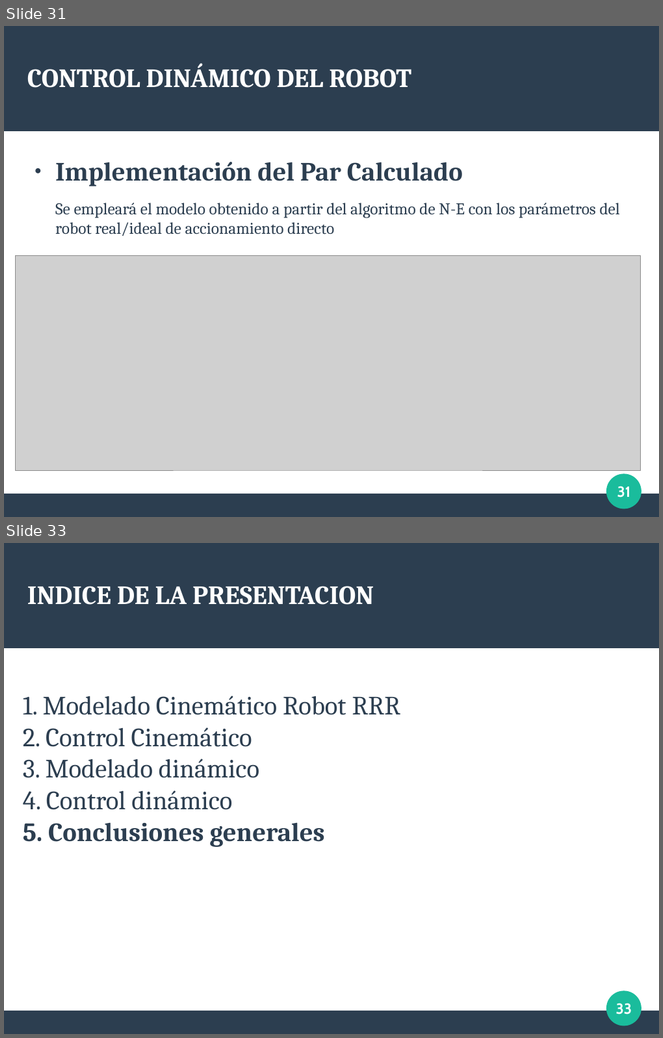
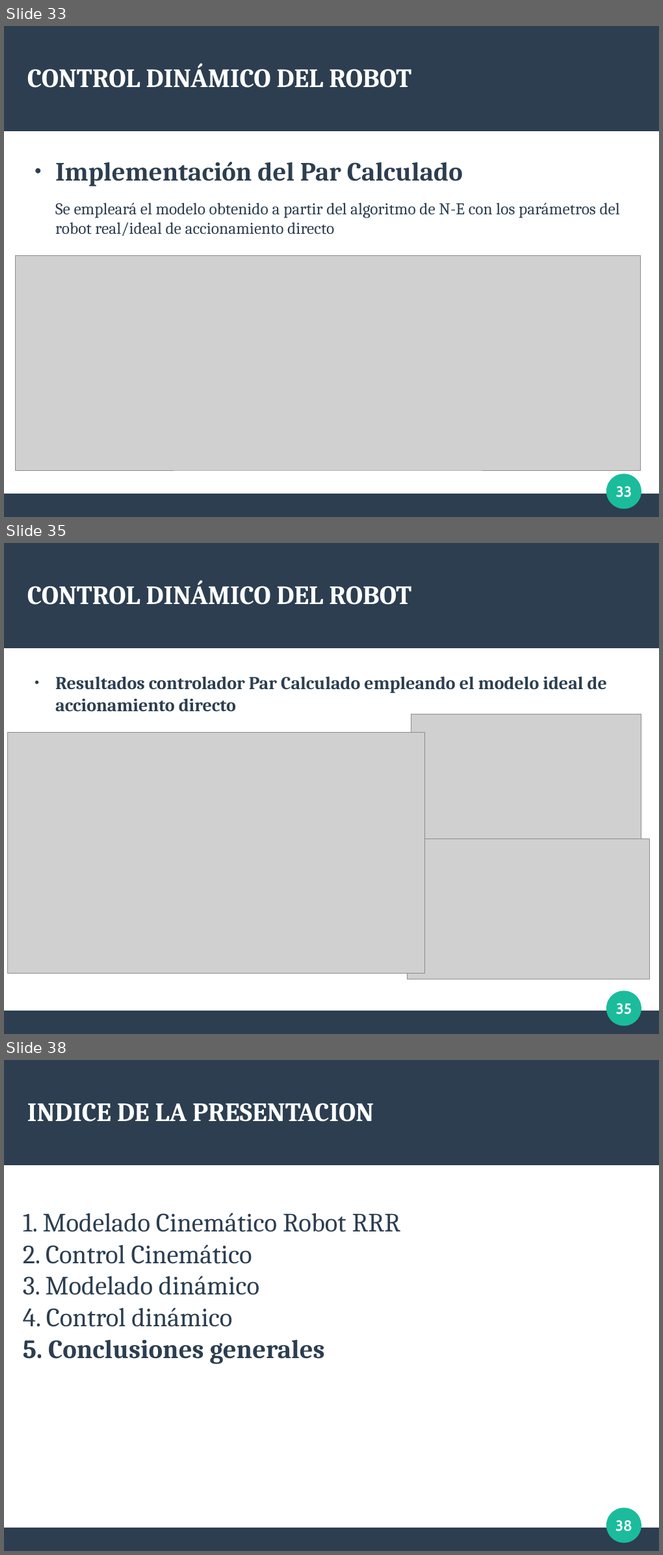
Before and after one commit to Arrivederccimamasita/Robot_RRR_CyPR, a slide deck: Presentacion_defensa/defensa.odp. Shown one above the other, each under a label of ours: slides 31 and 33 before the commit, slides 33, 35 and 38 after it; the slides between them are not shown. The pictures are 663x1038 and 663x1555 pixels, drawn with LibreOffice and Linux fonts; fonts in the diff are those of the drawing; grey boxes stand for pictures. Boxes give left, top, right and bottom in pixels: in the first picture for what was removed or moved away, otherwise in the second. Text is boxed around its words. In the diff, an @@ line names an element or a change of style, - is before the commit and + after.

```diff
--- a/Presentacion_defensa/defensa.odp
+++ b/Presentacion_defensa/defensa.odp
@@ slide 35 added at <box>4,543,659,1034</box>, background #FFFFFF; not listed: 3 template elements that a slide beside it also shows @@
@@ title added at <box>27,580,412,605</box>, 32 pt, text #FFFFFF, bold @@
+CONTROL DINÁMICO DEL ROBOT
@@ text added at <box>55,676,607,711</box>, 22 pt, text #2C3E50, bold @@
+● Resultados controlador Par Calculado empleando el modelo ideal de accionamiento directo
@@ picture added at <box>412,714,642,847</box> @@
@@ picture added at <box>7,733,425,974</box> @@
@@ picture added at <box>408,839,649,980</box> @@
@@ page number added at <box>616,1003,633,1015</box>, 18 pt, text #FFFFFF, bold @@
+35
@@ what was slide 31 is now slide 33 @@
@@ page number at <box>616,486,633,498</box>: text changed @@
-31
+33
@@ what was slide 33 is now slide 38 @@
@@ page number at <box>616,1520,633,1532</box>: text changed @@
-33
+38
```
Also in this commit, not shown: 12 slides changed, 6 other slides added, 1 slide removed, 27 other files.
